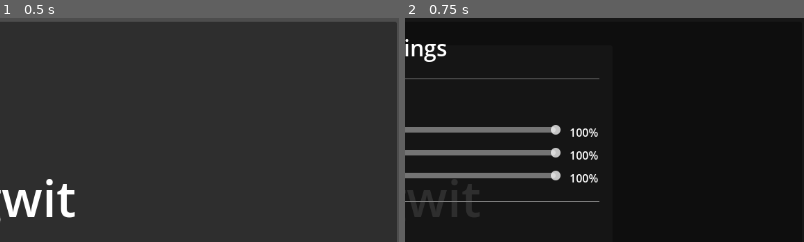
Above: before the commit, frames 1-2 (left to right).
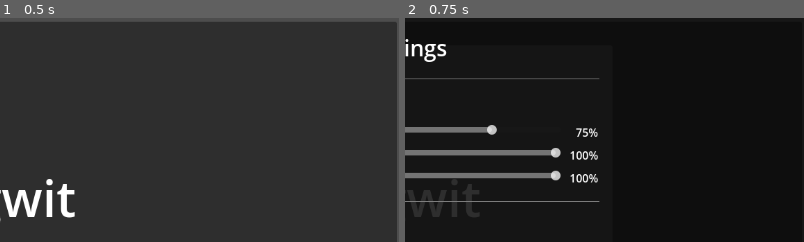
Above: after the commit, the same moments.

Repository: d-v-b/ld58
Game: Godot game, scene res://scenes/main_menu.tscn
Two runs of this game, one before a commit and one after it. Both use one fixed random seed, a clock stepped at 60 frames per second and the inputs below.
Inputs:
- Up to frame 1 (0.5 s): no input
- Up to frame 2 (0.75 s): click "Settings" at 0.5 s
The pictures show only the part of the screen within x 50-100%, y 5-55%; the shares and areas given below are measured in that part.

Frame 1 is identical in both runs. In frame 2, 0.7% of the frame differs, in the area x 20-49%, y 47-54%.

Commit message:
add background music

Diff:
--- /dev/null
+++ b/Collector/default_bus_layout.tres
@@ -0,0 +1,9 @@
+[gd_resource type="AudioBusLayout" format=3]
+
+[resource]
+bus/1/name = &"Music"
+bus/1/solo = false
+bus/1/mute = false
+bus/1/bypass_fx = false
+bus/1/volume_db = 0.0
+bus/1/send = &"Master"
--- a/Collector/project.godot
+++ b/Collector/project.godot
@@ -15,10 +15,15 @@
 config/features=PackedStringArray("4.5", "Forward Plus")
 config/icon="res://assets/icon.svg"
 
+[audio]
+
+buses/default_bus_layout="res://default_bus_layout.tres"
+
 [autoload]
 
 Globals="*res://scripts/globals.gd"
 Settings="*res://scripts/settings.gd"
+MusicManager="*res://scripts/music_manager.gd"
 
 [input]
 
--- a/Collector/scripts/game.gd
+++ b/Collector/scripts/game.gd
@@ -19,9 +19,6 @@
 
 	death_overlay.visible = false
 
-	var timer = $"HUD/Timer"
-	timer.start()
-	timer.timeout.connect(_on_timer_timeout)
 	# Connect button signals
 	$"DeathOverlay/Menu/VBoxContainer/Play again".pressed.connect(_on_play_again_pressed)
 	$"DeathOverlay/Menu/VBoxContainer/Go to main menu".pressed.connect(_on_main_menu_pressed)
--- /dev/null
+++ b/Collector/scripts/music_manager.gd
@@ -0,0 +1,40 @@
+extends Node
+
+var music_player: AudioStreamPlayer
+
+func _ready() -> void:
+	# Make sure music continues even when game is paused
+	process_mode = Node.PROCESS_MODE_ALWAYS
+
+	# Set up the music player
+	music_player = AudioStreamPlayer.new()
+	music_player.bus = "Music"
+	add_child(music_player)
+
+	# Load and play the music
+	var music = load("res://assets/audio/Chill Mining.mp3")
+	if music:
+		music_player.stream = music
+
+		# Enable looping
+		if music is AudioStreamMP3:
+			music.loop = true
+
+		# Start at low volume for fade in
+		music_player.volume_db = -80.0
+		music_player.play()
+
+		# Fade in from 0
+		fade_in()
+	else:
+		push_error("Failed to load music file")
+
+func fade_in(duration: float = 2.0) -> void:
+	# Fade in using player volume, not bus volume
+	var tween = create_tween()
+	tween.tween_property(music_player, "volume_db", 0.0, duration)
+
+func fade_out(duration: float = 2.0) -> void:
+	# Fade out using player volume, not bus volume
+	var tween = create_tween()
+	tween.tween_property(music_player, "volume_db", -80.0, duration)
--- a/Collector/scripts/settings.gd
+++ b/Collector/scripts/settings.gd
@@ -4,7 +4,7 @@
 const SETTINGS_FILE = "user://settings.cfg"
 
 # Audio settings
-var master_volume: float = 1.0
+var master_volume: float = 0.75
 var music_volume: float = 1.0
 var sfx_volume: float = 1.0
 
@@ -79,6 +79,10 @@
 	# Apply audio settings
 	var master_bus = AudioServer.get_bus_index("Master")
 	AudioServer.set_bus_volume_db(master_bus, linear_to_db(master_volume))
+
+	var music_bus = AudioServer.get_bus_index("Music")
+	if music_bus != -1:
+		AudioServer.set_bus_volume_db(music_bus, linear_to_db(music_volume))
 
 	# Apply custom input mappings
 	for action in custom_inputs:
@@ -106,6 +110,9 @@
 
 func set_music_volume(value: float) -> void:
 	music_volume = clamp(value, 0.0, 1.0)
+	var music_bus = AudioServer.get_bus_index("Music")
+	if music_bus != -1:
+		AudioServer.set_bus_volume_db(music_bus, linear_to_db(music_volume))
 	save_settings()
 	emit_signal("settings_changed")
 
--- a/Collector/scripts/settings_menu.gd
+++ b/Collector/scripts/settings_menu.gd
@@ -46,7 +46,10 @@
 	pending_volume_changes = true
 
 func _on_music_volume_changed(value: float) -> void:
-	# Just update label, don't save
+	# Apply immediately but don't save
+	var music_bus = AudioServer.get_bus_index("Music")
+	if music_bus != -1:
+		AudioServer.set_bus_volume_db(music_bus, linear_to_db(value))
 	music_label.text = "%d%%" % (value * 100)
 	pending_volume_changes = true
 
Not shown, added: Collector/assets/audio/Chill Mining.mp3.import
Not shown, added: Collector/scripts/music_manager.gd.uid
Not shown, added: Collector/assets/audio/Chill Mining.mp3
